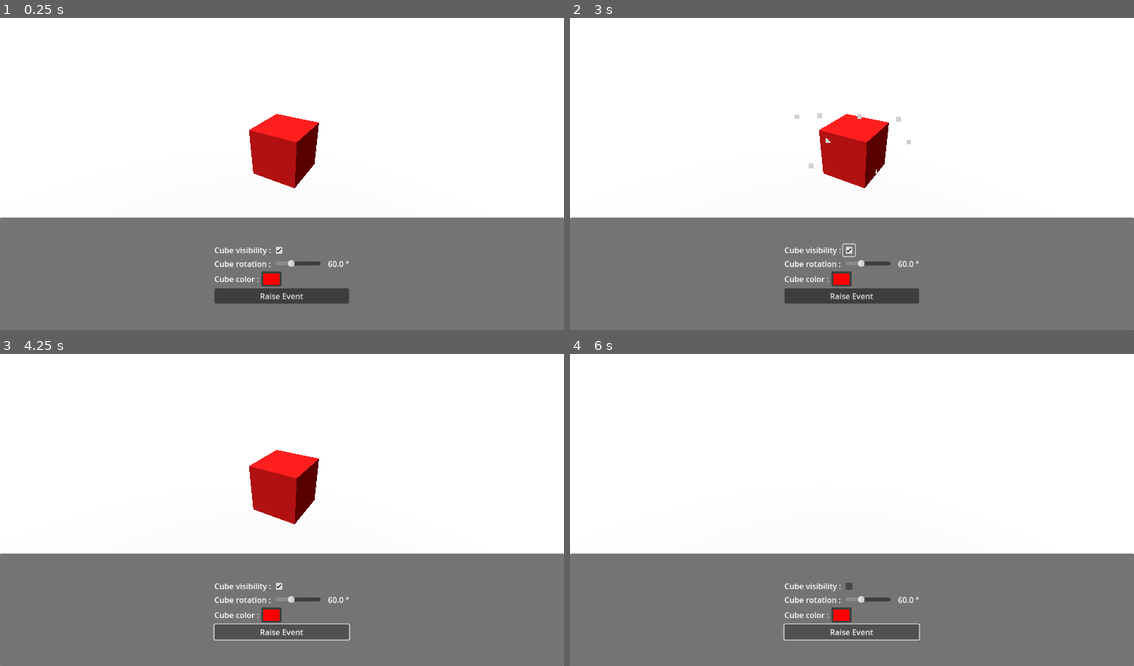
Above: before the commit, frames 1-4 (two rows, left to right).
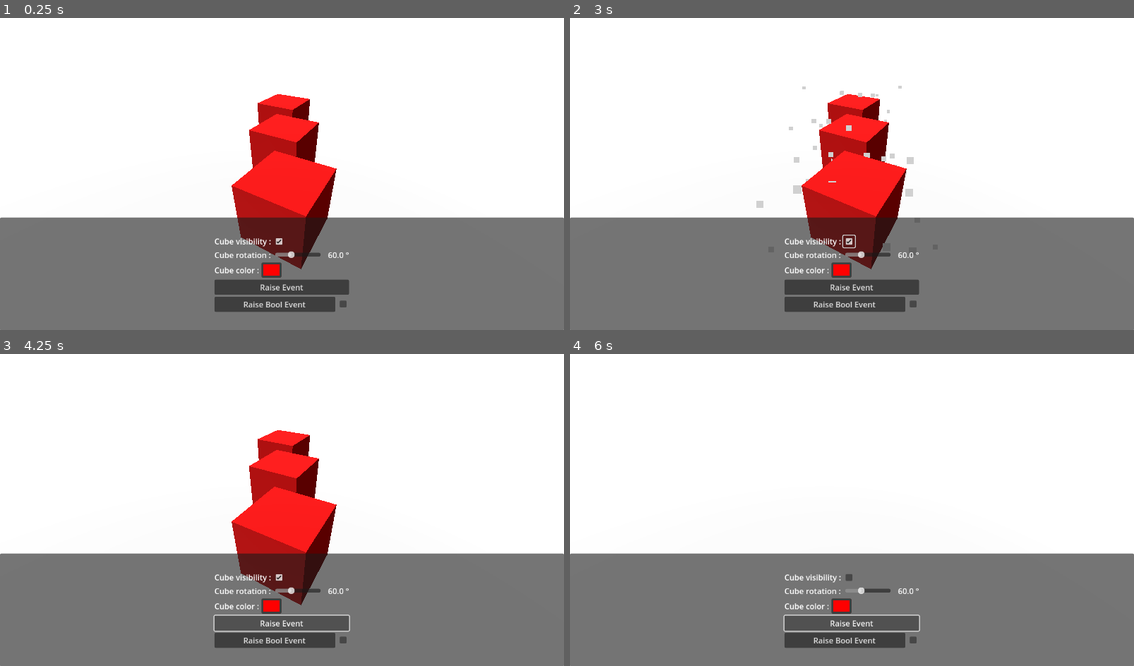
Above: after the commit, the same moments.

Repository: joranmarcy/Godot-MEDS-Sample
Game: Godot game, scene res://samples/main.tscn
Same seed, same stepped clock (60 frames per second), same inputs: the game is played once before the commit and once after it.
Inputs (mouse positions are in pixels of both pictures, inside the frame that each line leads up to; where the layout moved, square brackets give the same spot in the first picture):
- Up to frame 1 (0.25 s): no input
- Up to frame 2 (3 s): click (846, 242) [846, 248] at 0.5 s; click "Raise Event" at 1.25 s; click "Raise Event" (after the commit: "Raise Bool Event") at 2 s; click (846, 242) [846, 248] at 2.75 s
- Up to frame 3 (4.25 s): click "Raise Event" at 3.5 s
- Up to frame 4 (6 s): click "Raise Event" (after the commit: "Raise Bool Event") at 4.25 s; click (846, 578) [846, 584] at 5 s; click "Raise Event" at 5.75 s

The runs differ from the first frame. In frame 1, 7.5% of the frame differs, in the area x 38-62%, y 24-95%; in frame 2, 7.9%, in the area x 33-62%, y 21-95%; in frame 3, 7.6%; in frame 4, 2.5%.

Commit message:
fea(events): bool events test

Diff:
--- /dev/null
+++ b/Scripts/events/event-bool.gd
@@ -0,0 +1,25 @@
+@icon("res://icons/BaseVariable.svg")
+extends Resource
+class_name BoolEvent
+
+@export var debug_logs: bool = false
+
+signal event_raised(value: bool)
+
+func _init() -> void:
+	# Only register during game runtime (avoid editor-time resource browsing noise).
+	if Engine.is_editor_hint():
+		return
+	call_deferred("_report_next_frame")
+
+func _report_next_frame() -> void:
+	var tree := Engine.get_main_loop() as SceneTree
+	if tree != null:
+		await tree.process_frame
+	EventRuntimeReporter.register_event(self)
+
+func raise_event(value: bool) -> void:
+	EventRuntimeReporter.report_raised(self)
+	emit_signal("event_raised", value)
+	if debug_logs:
+		pass
--- /dev/null
+++ b/samples/events/my-bool-event.tres
@@ -0,0 +1,7 @@
+[gd_resource type="Resource" script_class="BoolEvent" load_steps=2 format=3 uid="uid://c7tug5nn8bxd3"]
+
+[ext_resource type="Script" uid="uid://ccaovse8dpvoi" path="res://scripts/events/event-bool.gd" id="1_8evow"]
+
+[resource]
+script = ExtResource("1_8evow")
+metadata/_custom_type_script = "uid://ccaovse8dpvoi"
--- a/samples/main.tscn
+++ b/samples/main.tscn
@@ -2,7 +2,7 @@
 
 [ext_resource type="PackedScene" uid="uid://bf7ic1165wq3u" path="res://samples/prefabs/menu.tscn" id="1_fqs1e"]
 [ext_resource type="Script" uid="uid://bv0yeq0afhea3" path="res://samples/scripts/event-listener.gd" id="4_lqy8j"]
-[ext_resource type="Resource" uid="uid://dnkg62r486bv1" path="res://samples/events/my-event.tres" id="5_x7s1y"]
+[ext_resource type="Resource" uid="uid://dnkg62r486bv1" path="res://samples/events/trigger-cube-particles.tres" id="5_x7s1y"]
 [ext_resource type="Script" uid="uid://g2yo0xaiy6nv" path="res://samples/scripts/trigger-particles.gd" id="6_gvi1x"]
 [ext_resource type="Environment" uid="uid://dbehk4clt7h0t" path="res://samples/main.tres" id="6_rd6o4"]
 [ext_resource type="PackedScene" uid="uid://bx0kscwc5q0uv" path="res://samples/prefabs/cube.tscn" id="9_ybw4m"]
@@ -69,6 +69,40 @@
 script = ExtResource("4_lqy8j")
 event = ExtResource("5_x7s1y")
 
+[node name="Cube2" parent="." instance=ExtResource("9_ybw4m")]
+transform = Transform3D(0.764359, 0, 0.6447909, 0, 1, 0, -0.6447909, 0, 0.764359, 0.09024835, 0.5, -1.6272311)
+
+[node name="GPUParticles3D" type="GPUParticles3D" parent="Cube2"]
+emitting = false
+amount = 50
+lifetime = 0.5
+one_shot = true
+fixed_fps = 60
+process_material = SubResource("ParticleProcessMaterial_3v2ro")
+draw_pass_1 = SubResource("QuadMesh_gvi1x")
+script = ExtResource("6_gvi1x")
+
+[node name="Node" type="Node" parent="Cube2/GPUParticles3D"]
+script = ExtResource("4_lqy8j")
+event = ExtResource("5_x7s1y")
+
+[node name="Cube3" parent="." instance=ExtResource("9_ybw4m")]
+transform = Transform3D(0.764359, 0, 0.6447909, 0, 1, 0, -0.6447909, 0, 0.764359, 0.09024835, 0.5, 1.6402466)
+
+[node name="GPUParticles3D" type="GPUParticles3D" parent="Cube3"]
+emitting = false
+amount = 50
+lifetime = 0.5
+one_shot = true
+fixed_fps = 60
+process_material = SubResource("ParticleProcessMaterial_3v2ro")
+draw_pass_1 = SubResource("QuadMesh_gvi1x")
+script = ExtResource("6_gvi1x")
+
+[node name="Node" type="Node" parent="Cube3/GPUParticles3D"]
+script = ExtResource("4_lqy8j")
+event = ExtResource("5_x7s1y")
+
 [node name="DirectionalLight3D" type="DirectionalLight3D" parent="."]
 transform = Transform3D(0.853669, -0.010552713, -0.52070904, 0.52081597, 0.017296942, 0.85349375, 0, -0.9997947, 0.020261884, 0, 0, 0)
 
@@ -77,3 +111,5 @@
 event = ExtResource("5_x7s1y")
 
 [connection signal="event_raised" from="Cube/GPUParticles3D/Node" to="Cube/GPUParticles3D" method="trigger_particles"]
+[connection signal="event_raised" from="Cube2/GPUParticles3D/Node" to="Cube2/GPUParticles3D" method="trigger_particles"]
+[connection signal="event_raised" from="Cube3/GPUParticles3D/Node" to="Cube3/GPUParticles3D" method="trigger_particles"]
--- a/samples/prefabs/menu.tscn
+++ b/samples/prefabs/menu.tscn
@@ -8,7 +8,9 @@
 [ext_resource type="Script" uid="uid://iwi7jkmkggbd" path="res://scripts/ui/color-driven-color-picker.gd" id="6_twerf"]
 [ext_resource type="Resource" uid="uid://b4iae3nedcib3" path="res://samples/resources/cube-color.tres" id="7_43bnt"]
 [ext_resource type="Script" uid="uid://dgki0vmwag0uo" path="res://samples/scripts/raise-event.gd" id="8_f77vf"]
-[ext_resource type="Resource" uid="uid://dnkg62r486bv1" path="res://samples/events/my-event.tres" id="9_g3v0a"]
+[ext_resource type="Resource" uid="uid://dnkg62r486bv1" path="res://samples/events/trigger-cube-particles.tres" id="9_g3v0a"]
+[ext_resource type="Script" uid="uid://ddqa8ls461a42" path="res://samples/scripts/raise-bool-event.gd" id="10_8o0cq"]
+[ext_resource type="Resource" uid="uid://c7tug5nn8bxd3" path="res://samples/events/my-bool-event.tres" id="11_6nml3"]
 
 [node name="Menu" type="CanvasLayer"]
 follow_viewport_enabled = true
@@ -92,4 +94,18 @@
 script = ExtResource("8_f77vf")
 event = ExtResource("9_g3v0a")
 
+[node name="HBoxContainer4" type="HBoxContainer" parent="PanelContainer/CenterContainer/VBoxContainer"]
+layout_mode = 2
+
+[node name="Button" type="Button" parent="PanelContainer/CenterContainer/VBoxContainer/HBoxContainer4" node_paths=PackedStringArray("checkbox")]
+layout_mode = 2
+size_flags_horizontal = 3
+text = "Raise Bool Event"
+script = ExtResource("10_8o0cq")
+bool_event = ExtResource("11_6nml3")
+checkbox = NodePath("../CheckBox")
+
+[node name="CheckBox" type="CheckBox" parent="PanelContainer/CenterContainer/VBoxContainer/HBoxContainer4"]
+layout_mode = 2
+
 [connection signal="pressed" from="PanelContainer/CenterContainer/VBoxContainer/Button" to="PanelContainer/CenterContainer/VBoxContainer/Button/RaiseEvent" method="raise_event"]
--- /dev/null
+++ b/samples/scripts/raise-bool-event.gd
@@ -0,0 +1,10 @@
+extends Button
+
+@export var bool_event: BoolEvent
+@export var checkbox: CheckBox
+
+func _ready() -> void:
+	pressed.connect(_on_pressed)
+
+func _on_pressed() -> void:
+	bool_event.raise_event(true)
Not shown, added: Scripts/events/event-bool.gd.uid
Not shown: 1 places in samples/prefabs/menu.tscn that only renumber resources
Not shown, added: samples/scripts/raise-bool-event.gd.uid
